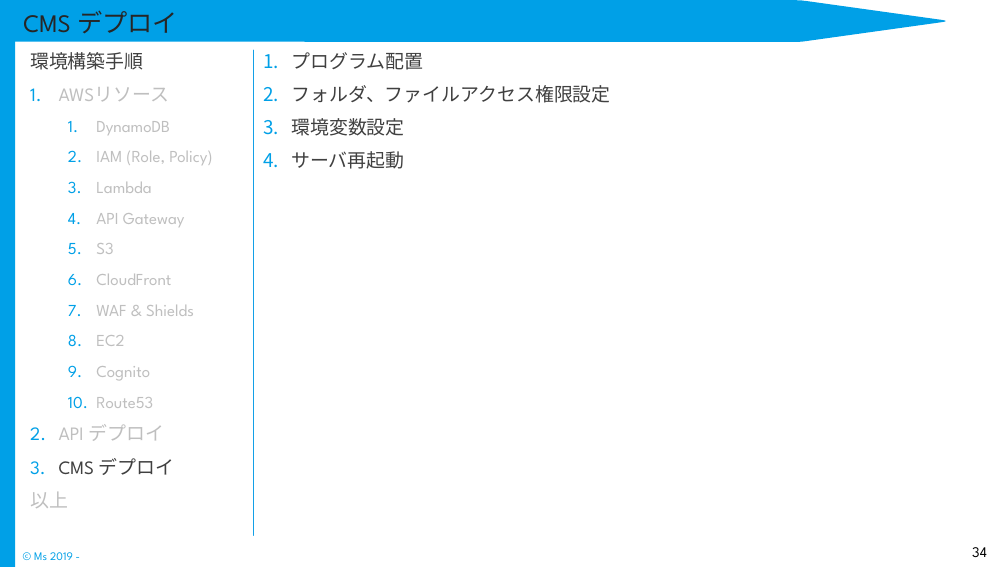
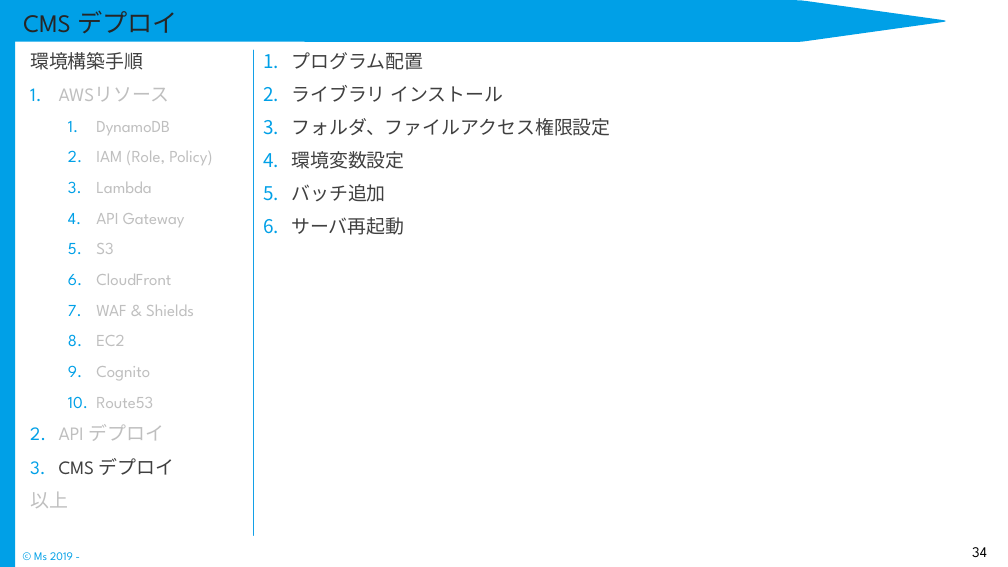
Before and after one commit to Rie-Ishimura/https-github.com-uetomae-msar_Documents_1, a slide deck: slide 34 of 04.環境構築/インフラ/msar_環境構築手順書.pptx. Drawn at 1008x567 pixels with LibreOffice and Linux fonts; fonts in the diff are those of the drawing. Boxes give left, top, right and bottom in pixels: in the first picture for what was removed or moved away, otherwise in the second. Text is boxed around its words. In the diff, an @@ line names an element or a change of style, - is before the commit and + after.

```diff
--- a/04.環境構築/インフラ/msar_環境構築手順書.pptx
+++ b/04.環境構築/インフラ/msar_環境構築手順書.pptx
@@ text at bbox=[291, 85, 503, 102]: paragraph added @@
+2. ライブラリ インストール
@@ text at bbox=[291, 184, 385, 202]: paragraph added @@
+5. バッチ追加
```
Also in this commit, not shown: 2 other slides changed.
